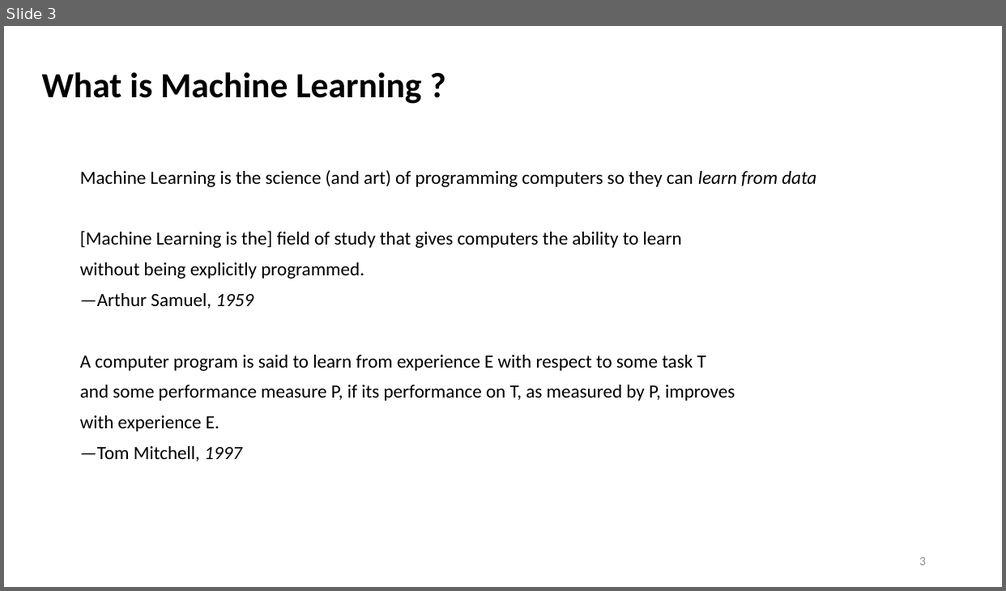
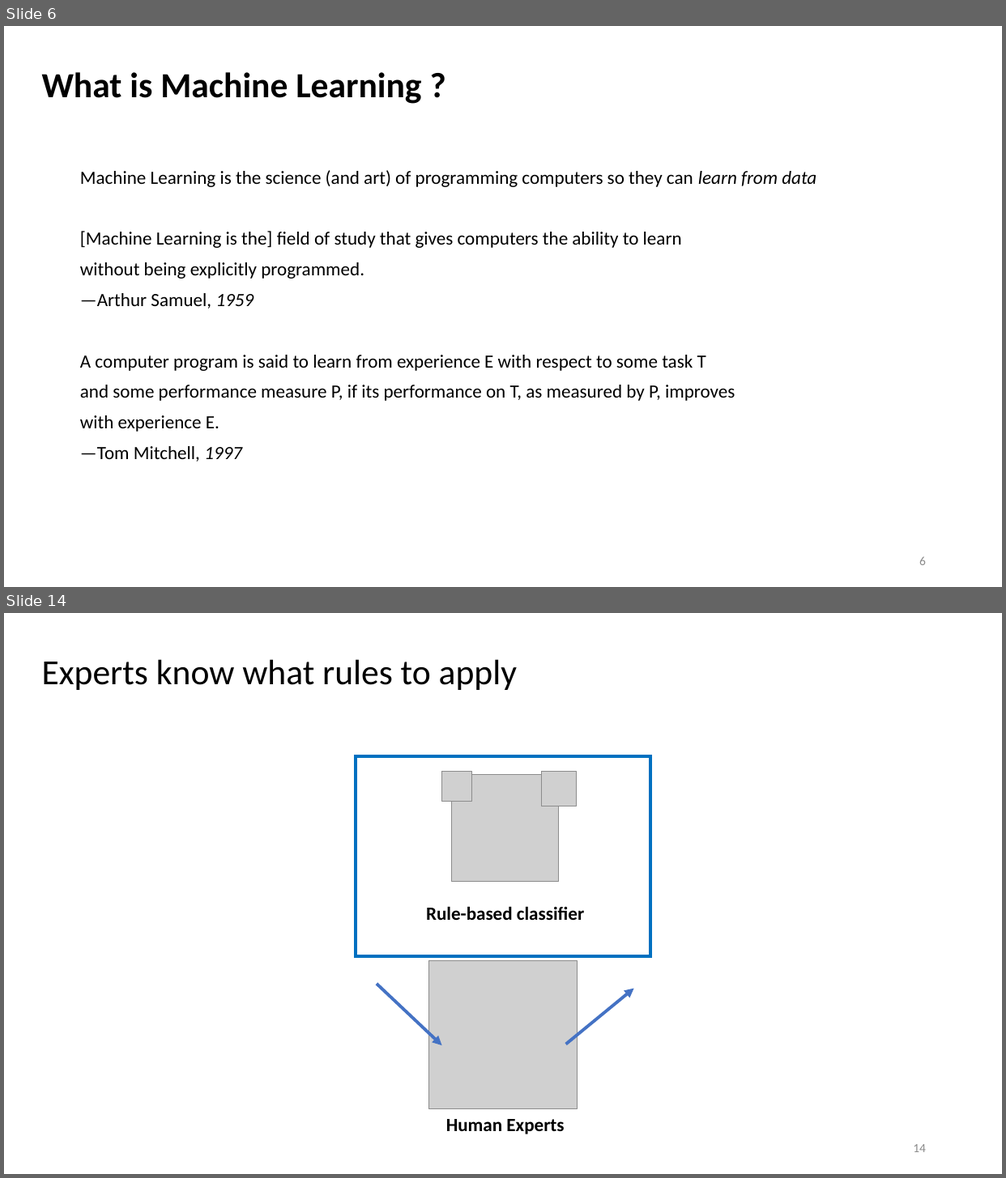
Before and after one commit to khemrajsawant/ML, a slide deck: Machine Learning.pptx. Shown one above the other, each under a label of ours: slide 3 before the commit, slides 6 and 14 after it; the slides between them are not shown. The pictures are 1006x591 and 1006x1178 pixels, drawn with LibreOffice and Linux fonts; fonts in the diff are those of the drawing; grey boxes stand for pictures. Boxes give left, top, right and bottom in pixels: in the first picture for what was removed or moved away, otherwise in the second. Text is boxed around its words. In the diff, an @@ line names an element or a change of style, - is before the commit and + after.

```diff
--- a/Machine Learning.pptx
+++ b/Machine Learning.pptx
@@ slide 14 added at (4, 613, 1002, 1174), background #FFFFFF @@
@@ title added at (42, 659, 517, 690), 34 pt, text #000000 @@
+Experts know what rules to apply
@@ rectangle added at (356, 756, 651, 956), outline #0070C0 3 pt @@
@@ picture added at (442, 772, 472, 802) @@
@@ picture added at (452, 775, 559, 882) @@
@@ picture added at (542, 772, 576, 806) @@
@@ text added at (426, 906, 584, 920), 18 pt, text #000000, bold @@
+Rule-based classifier
@@ picture added at (429, 961, 577, 1110) @@
@@ arrow added from (377, 984) to (442, 1046), #4472C4 3 pt @@
@@ arrow added from (566, 1044) to (634, 989), #4472C4 3 pt @@
@@ text added at (446, 1119, 564, 1135), 18 pt, text #000000, bold @@
+Human Experts
@@ page number added at (913, 1144, 926, 1152), 12 pt, text #8C8C8C @@
+14
@@ what was slide 3 is now slide 6 @@
@@ page number at (919, 557, 926, 565): text changed @@
-3
+6
```
Also in this commit, not shown: 2 slides changed, 48 other slides added.
